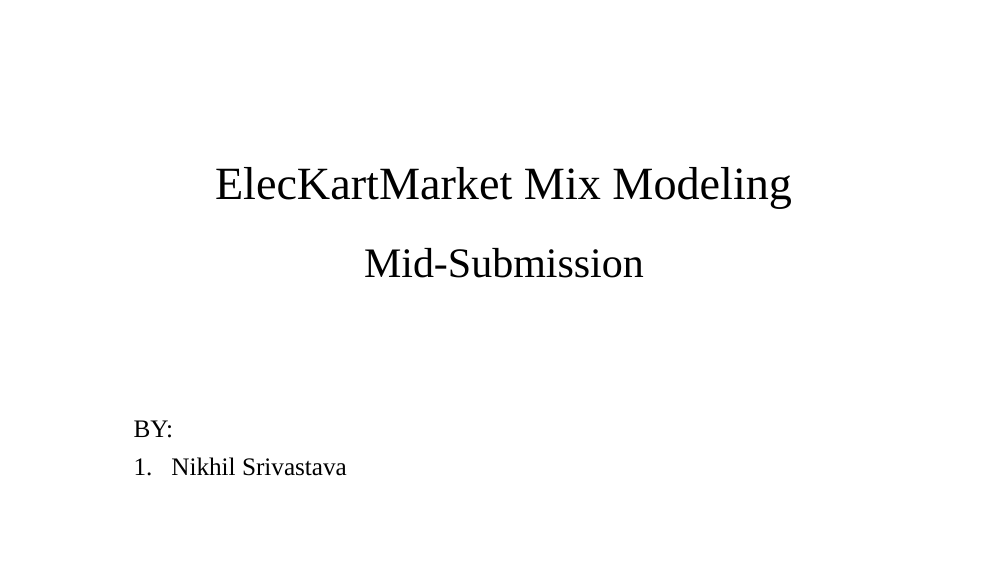
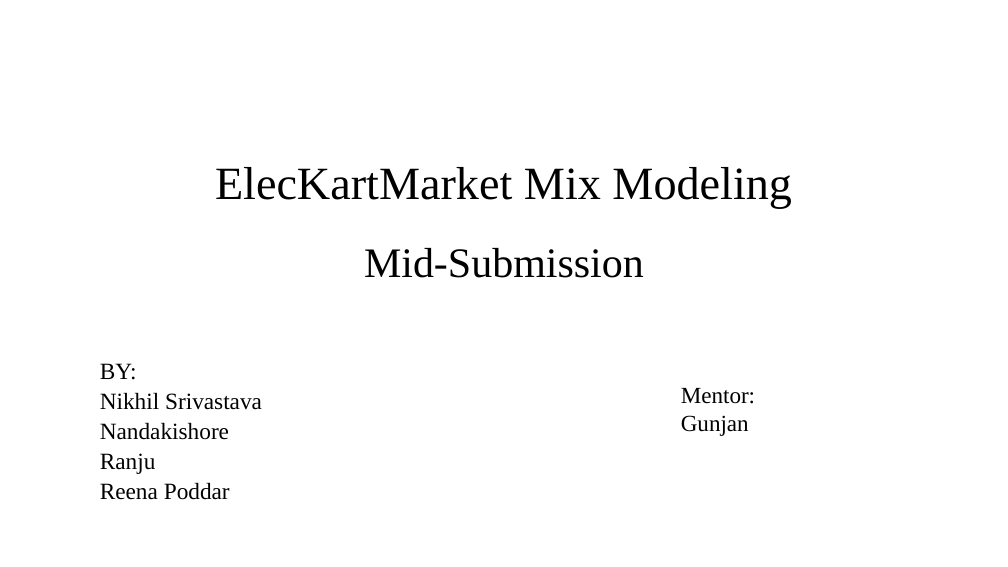
Before and after one commit to Nikhil-Srivastava29/PGDDS, a slide deck: slide 1 of Capstone-Project/Market Mix Modelling.pptx. Drawn at 1008x567 pixels with LibreOffice and Linux fonts; fonts in the diff are those of the drawing; background and template pictures are left out. Boxes give left, top, right and bottom in pixels: in the first picture for what was removed or moved away, otherwise in the second. Text is boxed around its words. In the diff, an @@ line names an element or a change of style, - is before the commit and + after.

Commit message:
added names

```diff
--- a/Capstone-Project/Market Mix Modelling.pptx
+++ b/Capstone-Project/Market Mix Modelling.pptx
@@ subtitle "BY:": place and size @@
-subtitle "BY:" at <box>134,420,347,476</box>
+subtitle "BY:" at <box>100,363,262,500</box>
@@ subtitle at <box>100,363,262,410</box>: size 24 to 22.2 pt in "BY:", "Nikhil Srivastava"; line spacing 0.9 to 0.7; bullet 1. to none @@
@@ text added at <box>681,388,755,436</box>, 22 pt, text #000000 @@
+Mentor:
+Gunjan
@@ subtitle at <box>100,422,230,500</box>: paragraphs added @@
+Nandakishore
+Ranju
+Reena Poddar
```
